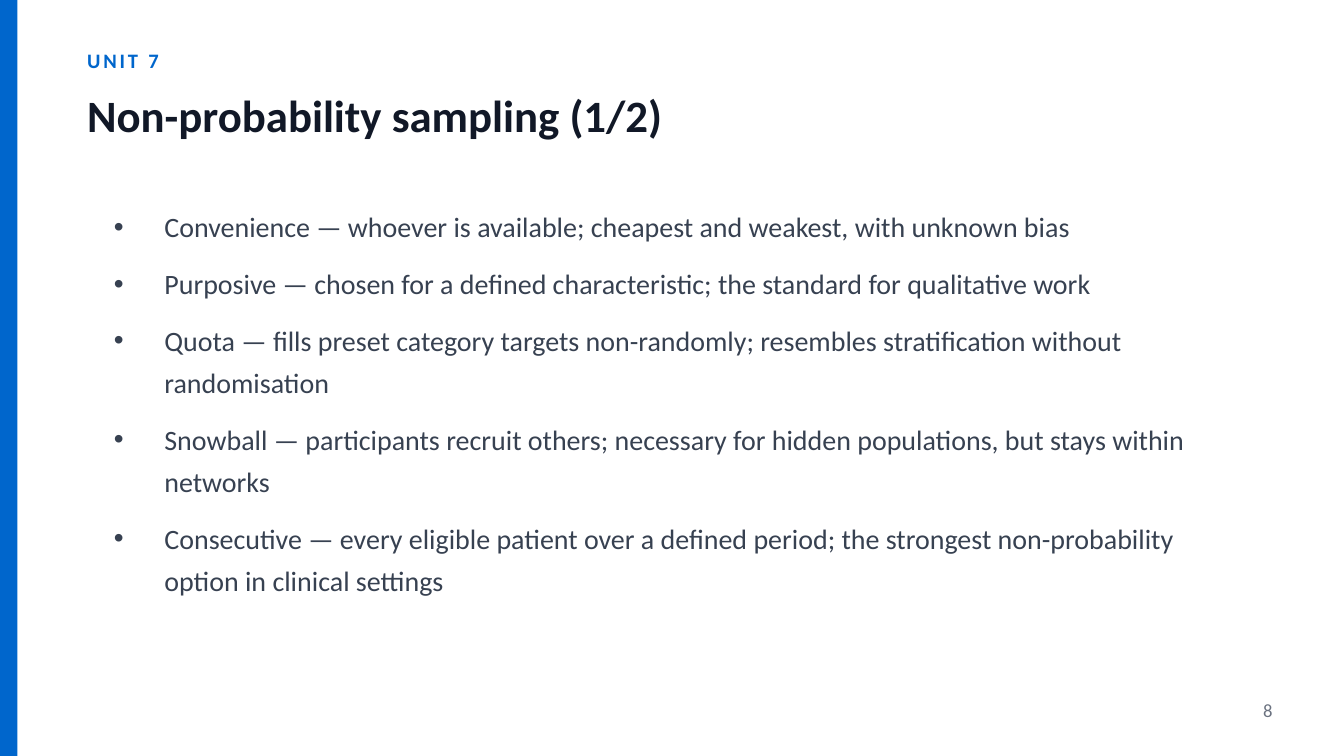
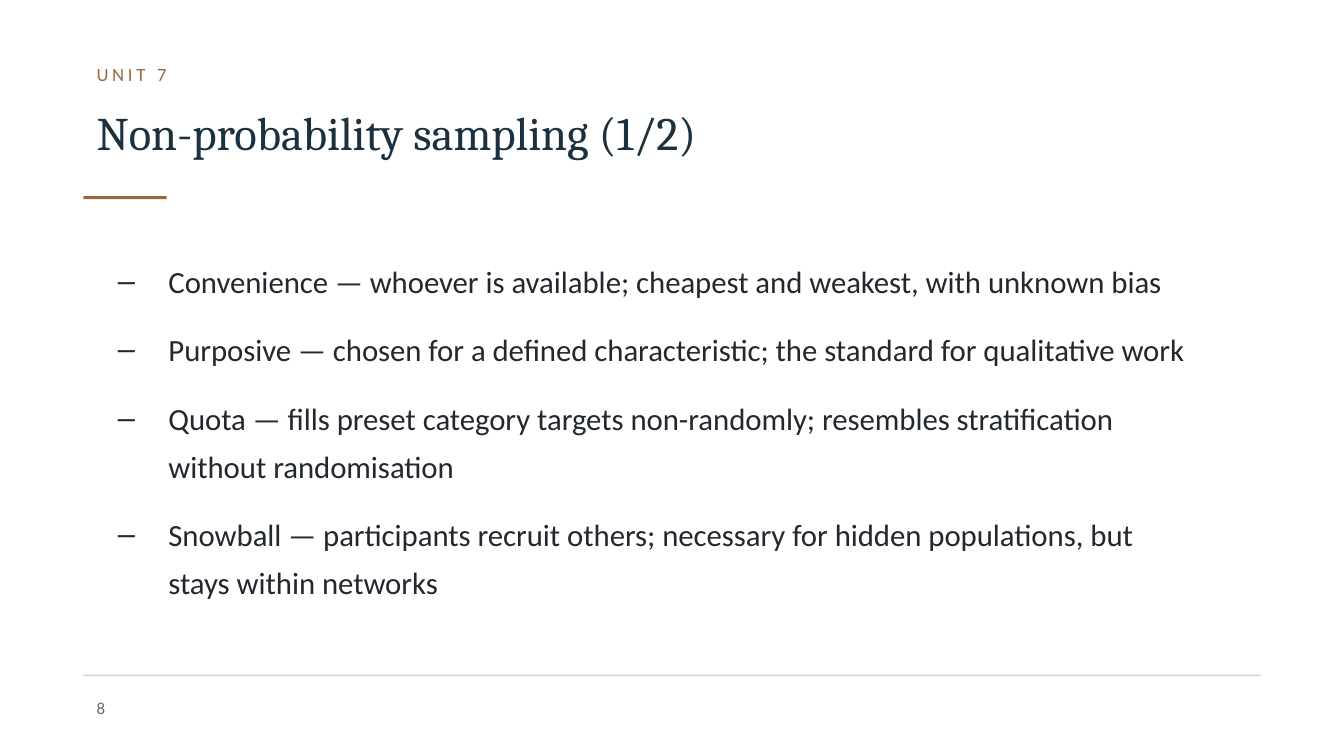
Before and after one commit to JesseAnak7534/ICBB, a slide deck: slide 8 of icbb-website/materials/research-methods/unit-07-slides.pptx. Drawn at 1344x756 pixels with LibreOffice and Linux fonts; fonts in the diff are those of the drawing; background and template pictures are left out. Boxes give left, top, right and bottom in pixels: in the first picture for what was removed or moved away, otherwise in the second. Text is boxed around its words. In the diff, an @@ line names an element or a change of style, - is before the commit and + after.

```diff
--- a/icbb-website/materials/research-methods/unit-07-slides.pptx
+++ b/icbb-website/materials/research-methods/unit-07-slides.pptx
@@ rectangle removed at (0,0,17,756) @@
@@ text "UNIT 7": place and size @@
-text "UNIT 7" at (87,54,158,68)
+text "UNIT 7" at (97,69,166,81)
@@ text "UNIT 7" at (97,69,166,81): size 11 to 10 pt, text colour #0066CC to #9A6A3C, letter spacing 1.5 to 2 pt, bold off @@
@@ text "Non-probability sampling (1/2)": place and size @@
-text "Non-probability sampling (1/2)" at (87,99,662,140)
+text "Non-probability sampling (1/2)" at (97,117,696,160)
@@ text "Non-probability sampling (1/2)" at (97,117,696,160): size 24 to 25 pt, font Calibri to Cambria, text colour #111827 to #1C3140, bold off @@
@@ rectangle added at (83,196,167,199), fill #9A6A3C @@
@@ text "Convenience — whoever is available; ...": place and size @@
-text "Convenience — whoever is available; ..." at (164,217,1184,596)
+text "Convenience — whoever is available; ..." at (168,271,1185,599)
@@ text "Convenience — whoever is available; ..." at (168,271,1185,599): size 15 to 16.5 pt, text colour #374151 to #23282E; bullet • to –; line spacing 1.25 to 1.3; more space between paragraphs @@
@@ text at (164,529,1174,596): paragraph removed @@
-• Consecutive — every eligible patient over a defined period; the strongest non-probability option in clinical settings
@@ rectangle added at (83,675,1261,676), fill #D8D3CB @@
@@ page number: place and size @@
-page number at (1263,704,1272,717)
+page number at (97,702,106,714)
@@ page number at (97,702,106,714): size 10 to 9 pt, text colour #6B7280 to #5F6B76 @@
```
Also in this commit, not shown: 17 other slides changed, 49 other files.
